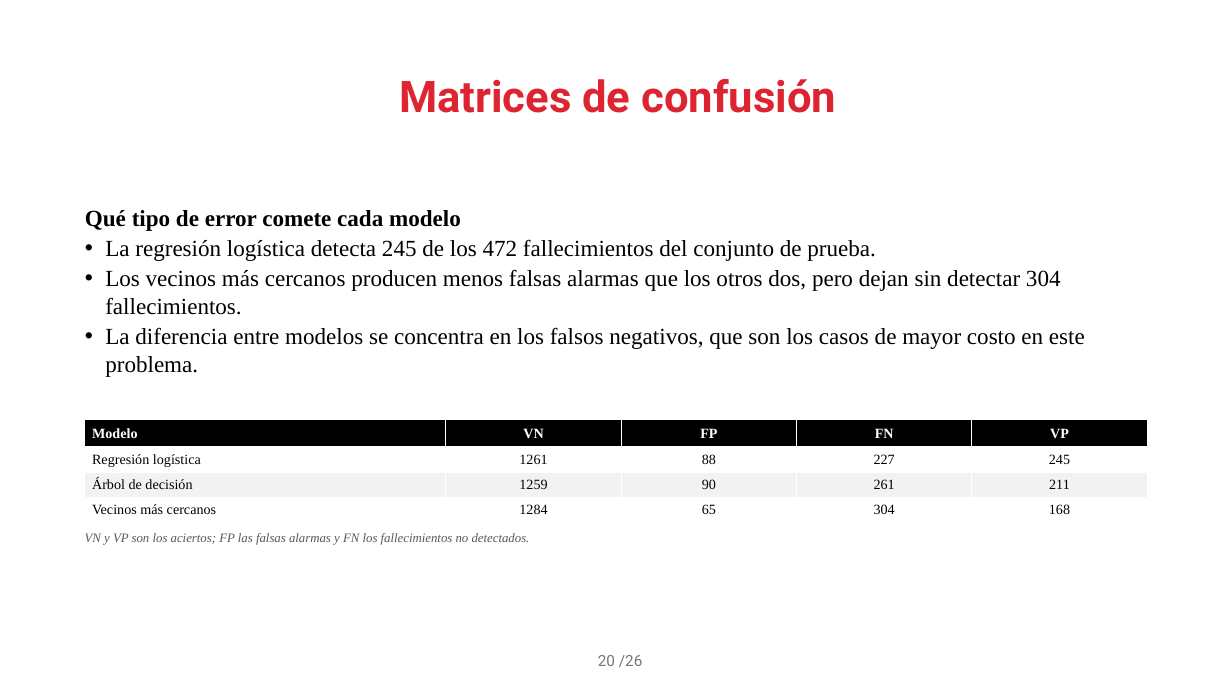
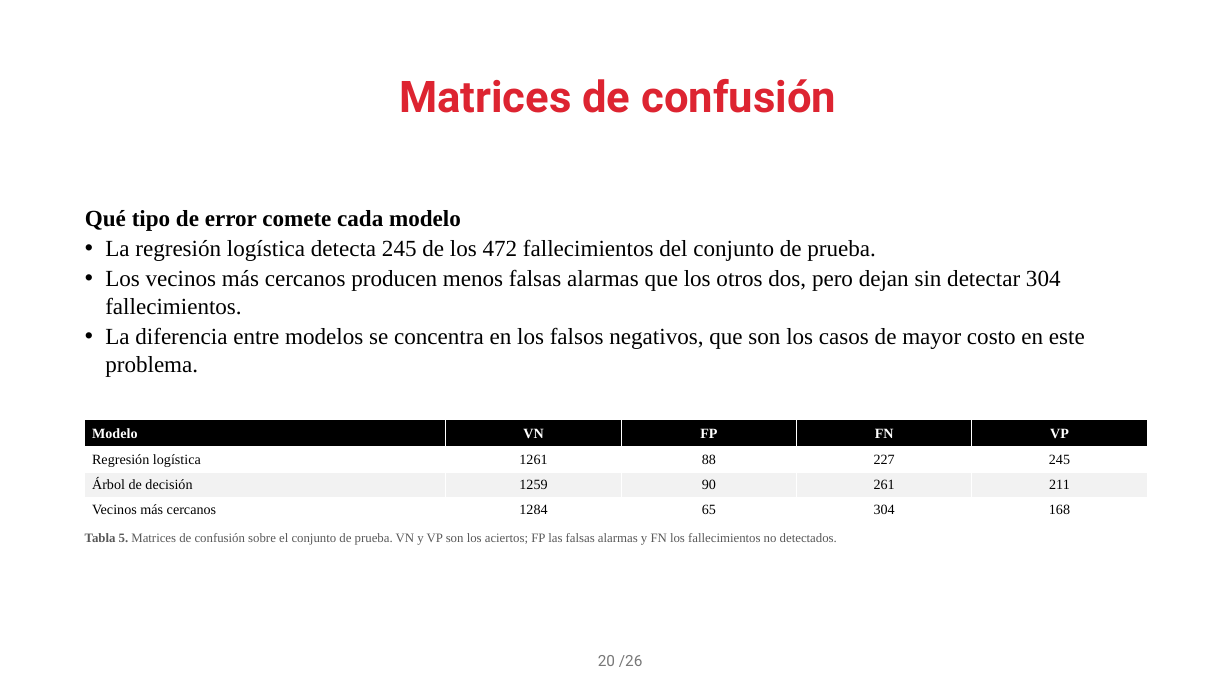
Before and after one commit to JozMdz/Realidad_Virtual, a slide deck: slide 20 of presentacion/proyecto_integrador.pptx. Drawn at 1232x693 pixels with LibreOffice and Linux fonts; fonts in the diff are those of the drawing; background and template pictures are left out. Boxes give left, top, right and bottom in pixels: in the first picture for what was removed or moved away, otherwise in the second. Text is boxed around its words. In the diff, an @@ line names an element or a change of style, - is before the commit and + after.

```diff
--- a/presentacion/proyecto_integrador.pptx
+++ b/presentacion/proyecto_integrador.pptx
@@ text at box(85, 533, 837, 545): text changed; italic off @@
-VN y VP son los aciertos; FP las falsas alarmas y FN los fallecimientos no detectados.
+Tabla 5. Matrices de confusión sobre el conjunto de prueba. VN y VP son los aciertos; FP las falsas alarmas y FN los fallecimientos no detectados.
```
Also in this commit, not shown: 12 other slides changed, 1 slide added, 1 slide removed, 2 other files.
